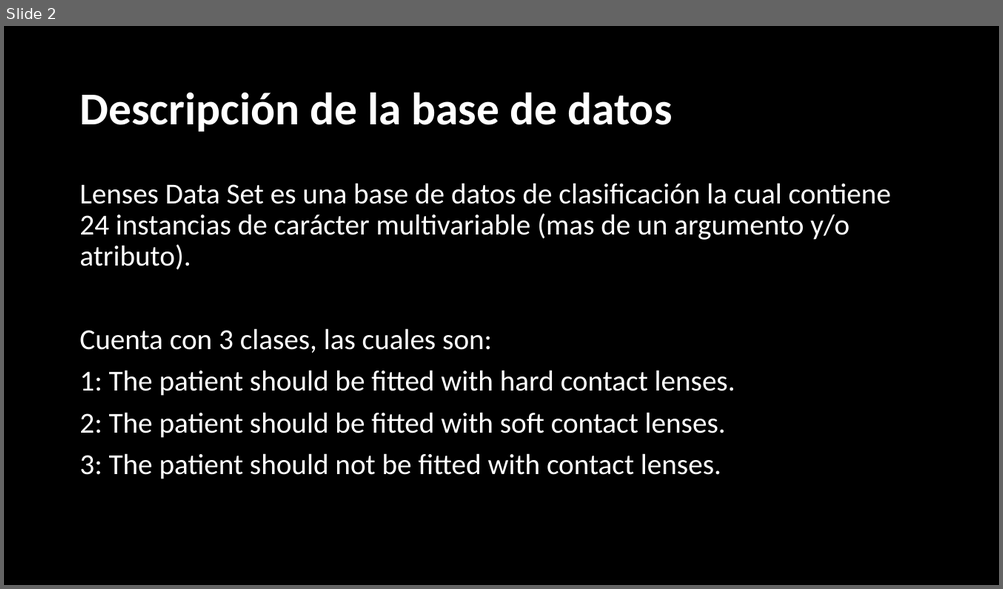
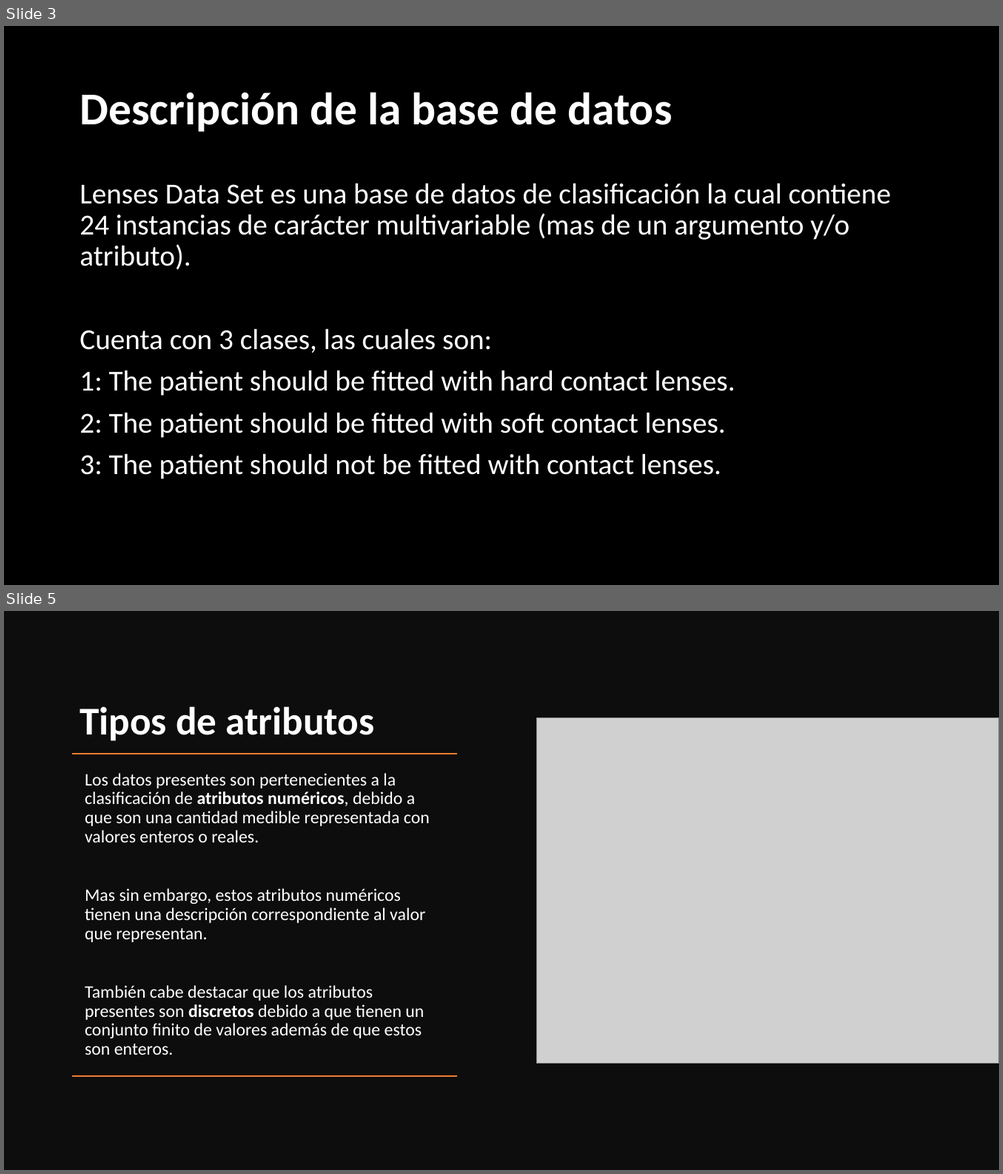
Before and after one commit to JuanAguilarDev/Data-mining-project, a slide deck: Plantilla Exposición.pptx. Shown one above the other, each under a label of ours: slide 2 before the commit, slides 3 and 5 after it; the slides between them are not shown. The pictures are 1003x589 and 1003x1174 pixels, drawn with LibreOffice and Linux fonts; fonts in the diff are those of the drawing; grey boxes stand for pictures; background and template pictures are left out. Boxes give left, top, right and bottom in pixels: in the first picture for what was removed or moved away, otherwise in the second. Text is boxed around its words. In the diff, an @@ line names an element or a change of style, - is before the commit and + after.

```diff
--- a/Plantilla Exposición.pptx
+++ b/Plantilla Exposición.pptx
@@ slide 5 added at (4, 611, 999, 1170), background #FFFFFF @@
@@ rectangle added at (4, 611, 999, 1170), fill #0D0D0D @@
@@ title added at (79, 706, 374, 741), 38 pt, text #FFFFFF, bold @@
+Tipos de atributos
@@ picture added at (537, 718, 999, 1063) @@
@@ line added from (457, 754) to (72, 754), #ED7D31 1 pt @@
@@ text added at (85, 773, 430, 1055), 17 pt, text #FFFFFF @@
+Los datos presentes son pertenecientes a la clasificación de atributos numéricos, debido a que son una cantidad medible representada con valores enteros o reales.
+Mas sin embargo, estos atributos numéricos tienen una descripción correspondiente al valor que representan.
+También cabe destacar que los atributos presentes son discretos debido a que tienen un conjunto finito de valores además de que estos son enteros.
@@ line added from (457, 1076) to (72, 1076), #ED7D31 1 pt @@
@@ what was slide 2 is now slide 3 @@
```
Also in this commit, not shown: 5 slides changed, 14 other slides added, 4 slides removed.
